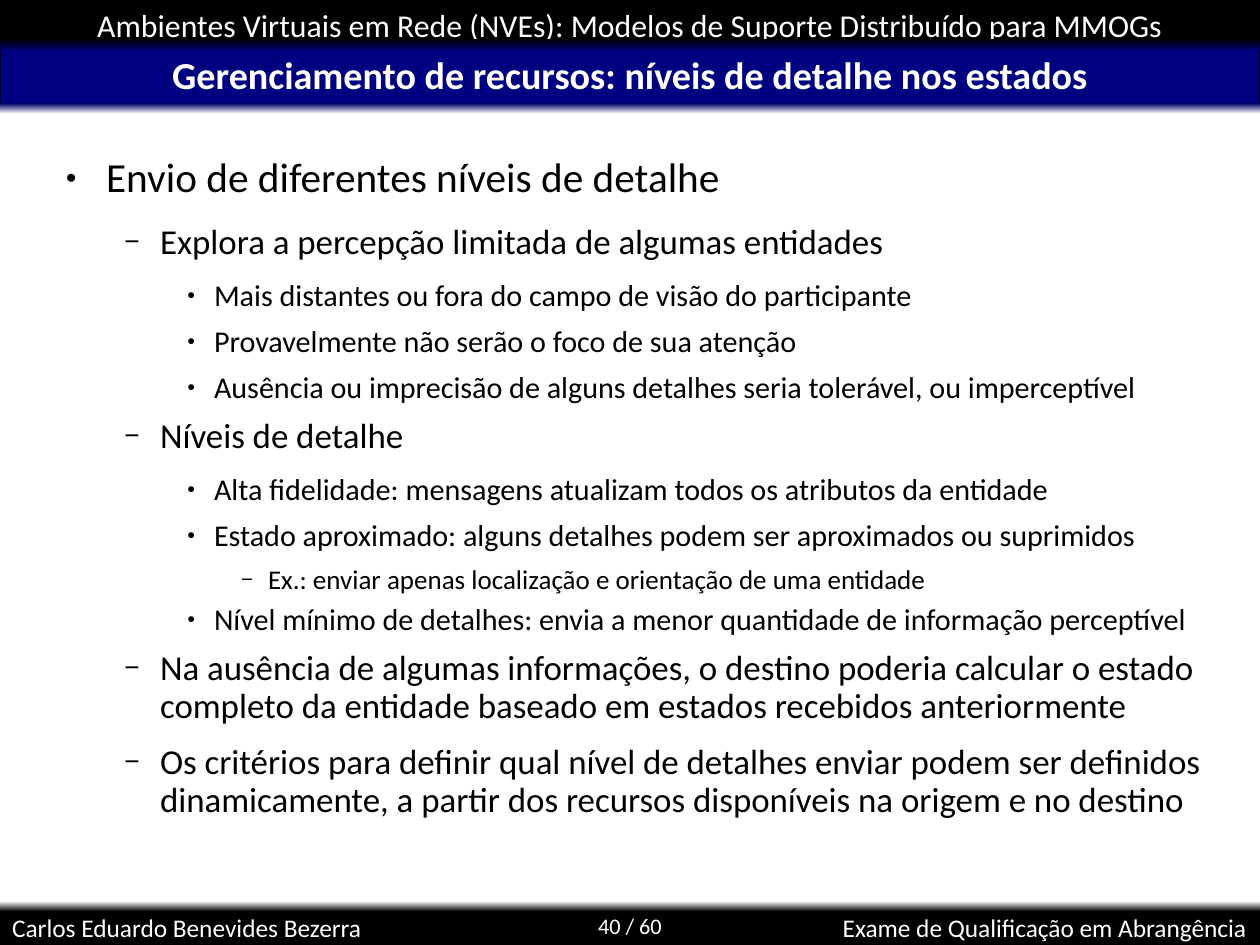
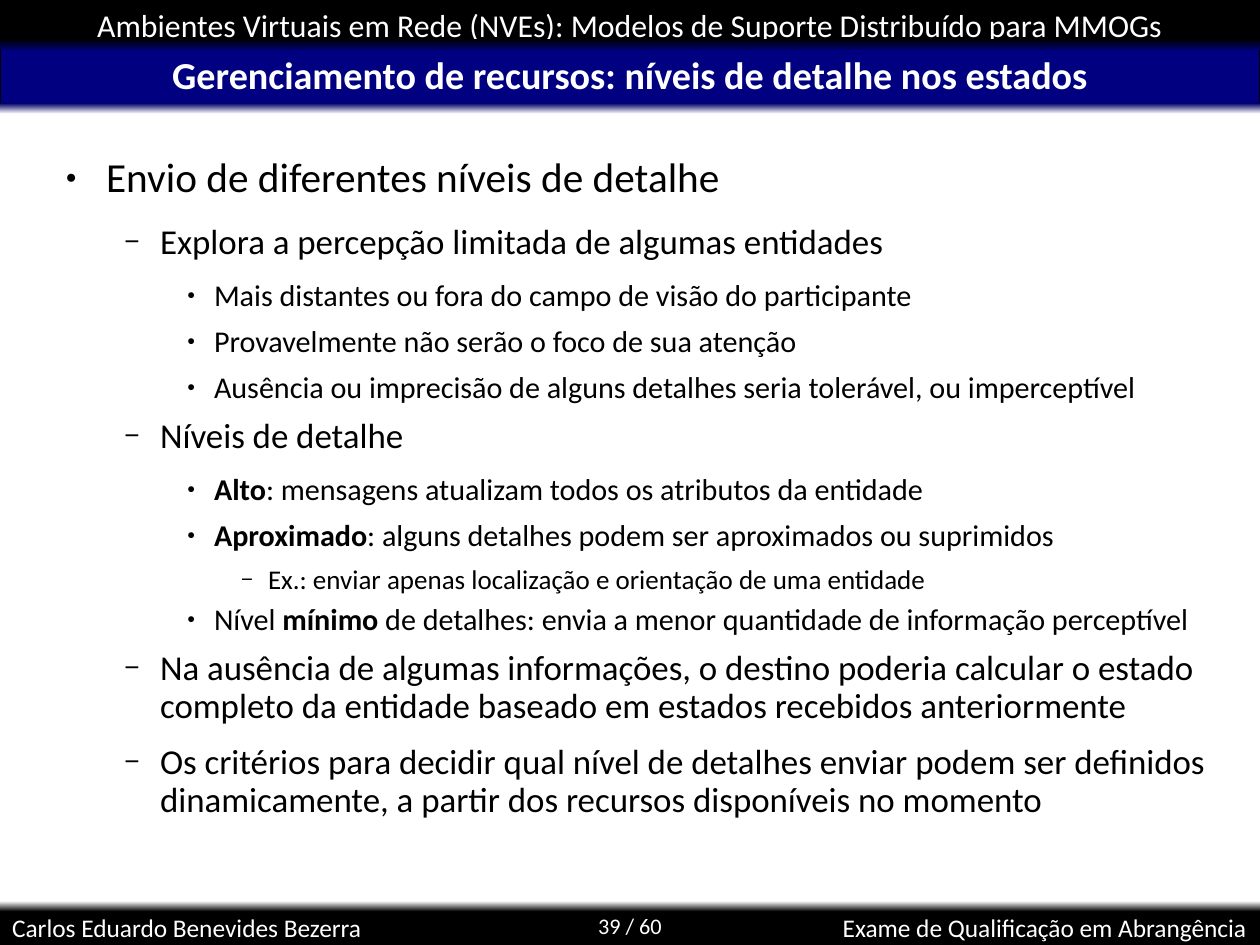
Before and after one commit to kdubezerra/kdubezerra, a slide deck: slide 39 of disciplinas/cmp600/app_turbo.ppt (slide 40 before the commit). Drawn at 1260x945 pixels with LibreOffice and Linux fonts; fonts in the diff are those of the drawing; background and template pictures are left out. Boxes give left, top, right and bottom in pixels: in the first picture for what was removed or moved away, otherwise in the second. Text is boxed around its words. In the diff, an @@ line names an element or a change of style, - is before the commit and + after.

```diff
--- a/disciplinas/cmp600/app_turbo.ppt
+++ b/disciplinas/cmp600/app_turbo.ppt
@@ text at <box>214,479,1053,552</box>: text changed @@
-    ● Alta fidelidade: mensagens atualizam todos os atributos da entidade
-    ● Estado aproximado: alguns detalhes podem ser aproximados ou suprimidos
+    ● Alto: mensagens atualizam todos os atributos da entidade
+    ● Aproximado: alguns detalhes podem ser aproximados ou suprimidos
@@ text at <box>214,609,1188,635</box>: bold on in "mínimo" @@
@@ text at <box>160,749,1204,818</box>: text changed @@
-  − Os critérios para definir qual nível de detalhes enviar podem ser definidos dinamicamente, a partir dos recursos disponíveis na origem e no destino
+  − Os critérios para decidir qual nível de detalhes enviar podem ser definidos dinamicamente, a partir dos recursos disponíveis no momento
@@ page number at <box>598,919,662,934</box>: text changed @@
-40 / 60
+39 / 60
```
Also in this commit, not shown: 12 other slides changed, 1 slide removed.
